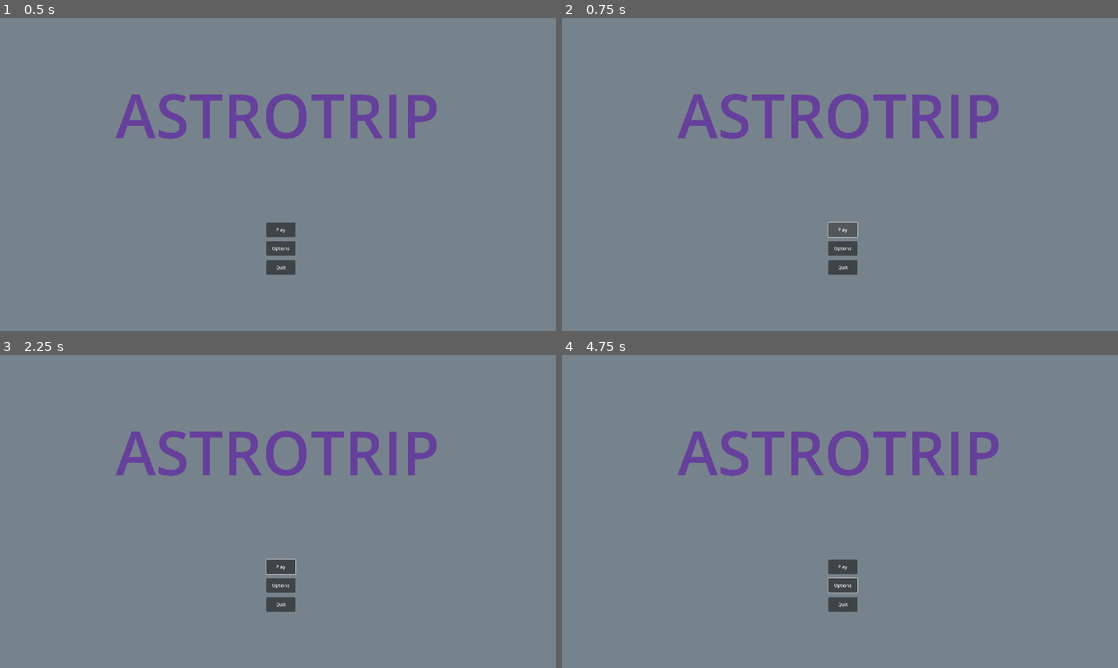
Above: before the commit, frames 1-4 (two rows, left to right).
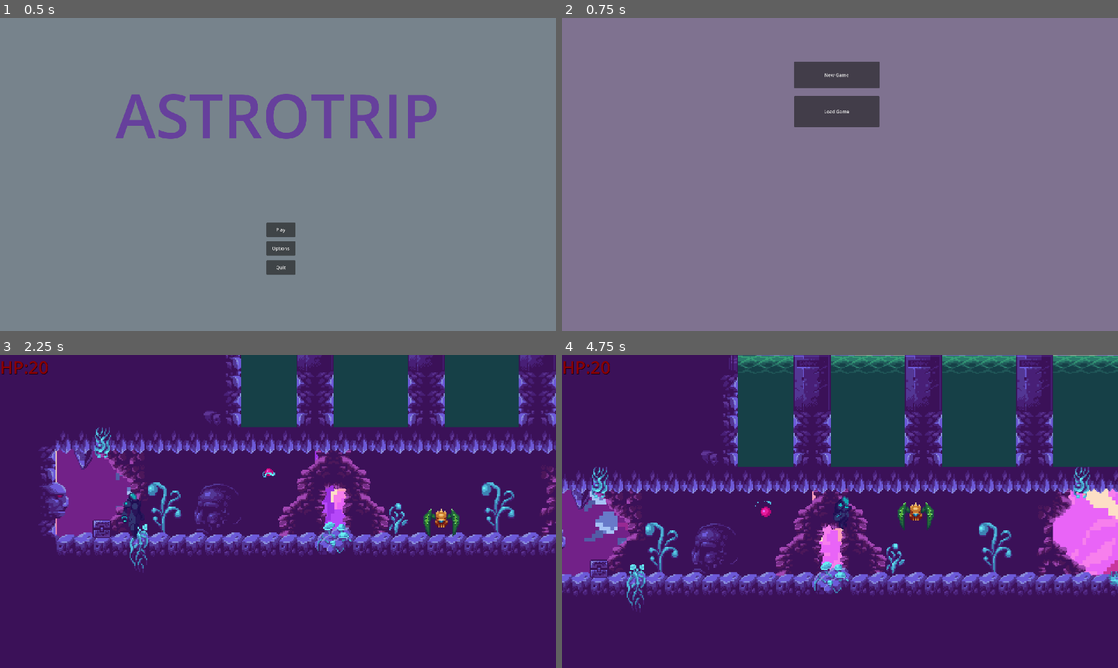
Above: after the commit, the same moments.

Repository: Phlegmlee/Astroshift
Game: Godot game, scene res://Title Page/TilePage.tscn
Two runs of this game, one before a commit and one after it. Both use one fixed random seed, a clock stepped at 60 frames per second and the inputs below. This scene is started directly instead of the project's main scene. Sound files missing from this copy of the repository are replaced by a short silence.
Inputs (mouse positions are in pixels of both pictures, inside the frame that each line leads up to):
- Up to frame 1 (0.5 s): no input
- Up to frame 2 (0.75 s): click "Play" at 0.5 s
- Up to frame 3 (2.25 s): click (283, 567) at 1.25 s, where only the run before the commit has a clickable "Play"; click (272, 411) at 2 s, where only the run after the commit has a clickable "New Game"
- Up to frame 4 (4.75 s): click (845, 586) at 2.75 s, where only the run before the commit has a clickable "Options"; move the mouse to (962, 495) at 3.52 s; hold Right (player_right) from 3.53 s (still down); click (962, 495) at 3.6 s; tap W (player_jump) at 3.77, 4.52 s; move the mouse to (728, 527) at 4.27 s; click (728, 527) at 4.35 s

Frame 1 is identical in both runs. In frame 2, 6.1% of the frame differs, in the area x 20-79%, y 14-82%; in frame 3, 100%; in frame 4, 100%, in the area x 0-100%, y 0-100%.
Error before the commit: Parse Error: Too few arguments for "play_music()" call. Expected at least 3 but received 1. (res://Title)

Commit message:
Sound Update 03
SFX patch added, missed it in the previous push.

Diff:
--- a/Autoloads/SFX.gd
+++ b/Autoloads/SFX.gd
@@ -19,6 +19,8 @@
 #                 3 = mobAttack
 func play_sfx(value, volume, pitch):
 	$SoundFX.stream = SFXArray[value]
+	$SoundFX.volume_db = volume
+	$SoundFX.pitch_scale = pitch
 	print(value)
 	$SoundFX.play(value)
 
--- a/Title Page/Tile_Page.gd
+++ b/Title Page/Tile_Page.gd
@@ -1,8 +1,8 @@
 extends Control
 
 func _ready():
-	MusicController.play_music(0)
-	SFX.play_sfx(0)
+	MusicController.play_music(0, -8.0, 0.5)
+	SFX.play_sfx(0, 1.5, 0.5)
 
 func _on_play_button_pressed():
 	get_tree().change_scene_to_file("res://Title Page/LevelSelect.tscn")
